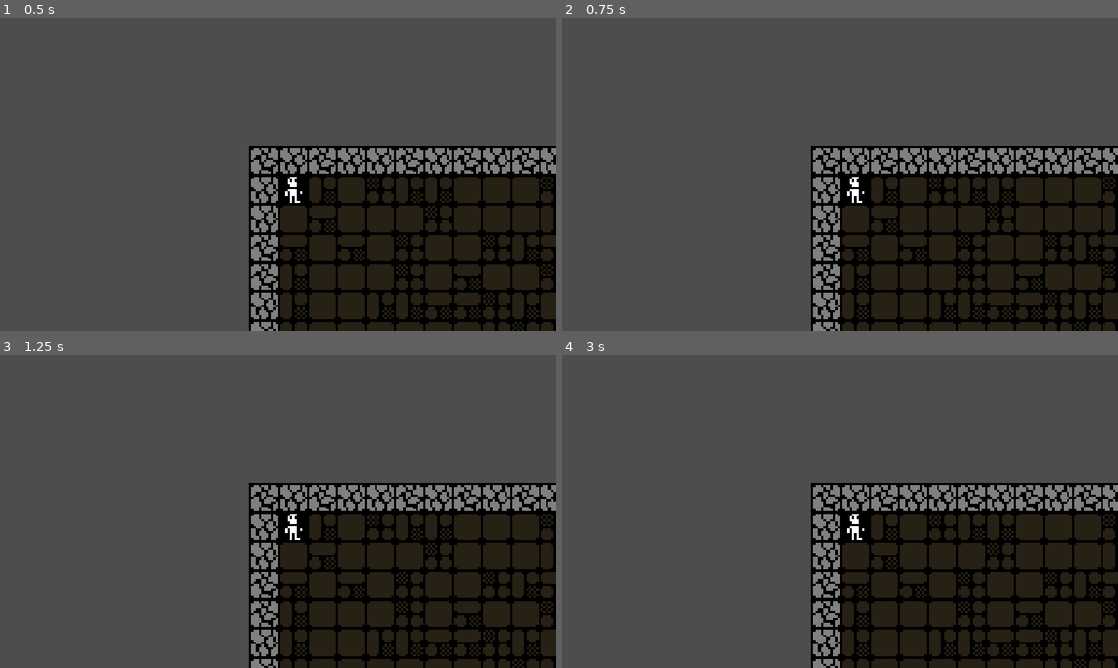
Above: before the commit, frames 1-4 (two rows, left to right).
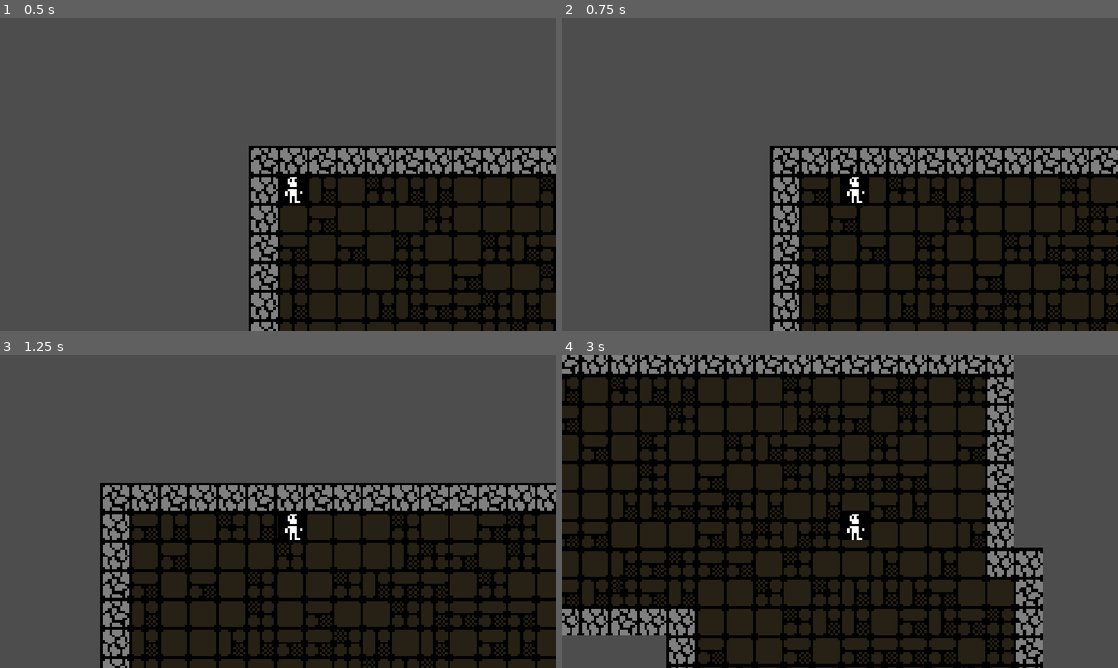
Above: after the commit, the same moments.

Repository: Alfons08/Dungeon-crawler
Game: Godot game, scene res://Scenes/main.tscn
Same seed, same stepped clock (60 frames per second), same inputs: the game is played once before the commit and once after it.
Inputs:
- Up to frame 1 (0.5 s): no input
- Up to frame 2 (0.75 s): tap Enter at 0.5 s; hold D (right) from 0.53 s (still down)
- Up to frame 3 (1.25 s): keep holding D (right)
- Up to frame 4 (3 s): release D (right) at 1.28 s; hold S (down) 1.28-2.03 s; hold D (right) 2.03-2.78 s; hold W (up) from 2.78 s (still down)

Frame 1 is identical in both runs. In frame 2, 17% of the frame differs, in the area x 37-100%, y 40-100%; in frame 3, 28%; in frame 4, 80%, in the area x 0-100%, y 0-100%.

Commit message:
Beginning of a turn_manager
I made the framework for a basic turn_manager

Diff:
--- a/dungeon-crawler-game-2-bit/Scenes/main.tscn
+++ b/dungeon-crawler-game-2-bit/Scenes/main.tscn
@@ -2,6 +2,7 @@
 
 [ext_resource type="PackedScene" uid="uid://cl1r3nko5kh4v" path="res://Scenes/Levels/level.tscn" id="1_bo1nx"]
 [ext_resource type="PackedScene" uid="uid://cai37h30ylth4" path="res://Scenes/player.tscn" id="2_8gbba"]
+[ext_resource type="Script" uid="uid://d3bi5r04epr0h" path="res://Scripts/turn_manager.gd" id="2_jjvhh"]
 
 [node name="Main" type="Node2D" unique_id=316402161]
 
@@ -13,11 +14,11 @@
 
 [node name="GameSystems" type="Node2D" parent="." unique_id=1059144872]
 
-[node name="TurnManager" type="Node2D" parent="GameSystems" unique_id=424399140]
+[node name="TurnManager" type="Node" parent="GameSystems" unique_id=1701453239]
+script = ExtResource("2_jjvhh")
 
-[node name="Player" parent="." unique_id=710603248 instance=ExtResource("2_8gbba")]
+[node name="Player" parent="." unique_id=710603248 node_paths=PackedStringArray("turn_manager") instance=ExtResource("2_8gbba")]
 position = Vector2(12, 0)
-tile_size = null
-move_speed = null
+turn_manager = NodePath("../GameSystems/TurnManager")
 
 [node name="UI" type="CanvasLayer" parent="." unique_id=41922841]
--- a/dungeon-crawler-game-2-bit/Scripts/IdleState.gd
+++ b/dungeon-crawler-game-2-bit/Scripts/IdleState.gd
@@ -19,7 +19,7 @@
 		player.start_move(direction)
 
 		# Change state
-		state_machine.transition_to("Moving")
+		state_machine.transition_to("MovingState")
 
 
 func exit() -> void:
--- a/dungeon-crawler-game-2-bit/Scripts/MovingState.gd
+++ b/dungeon-crawler-game-2-bit/Scripts/MovingState.gd
@@ -13,6 +13,9 @@
 """
 
 func physics_update(delta: float) -> void:
+
+	#updateras av StateMachine
+
 
 	# 1. Check if player pressed a new direction
 	var new_direction = player.get_just_pressed_direction()
@@ -51,7 +54,7 @@
 
 		# 6. Otherwise, stop and return to Idle
 		player.current_direction = Vector2.ZERO
-		state_machine.transition_to("Idle")
+		state_machine.transition_to("IdleState")
 
 
 func exit() -> void:
--- a/dungeon-crawler-game-2-bit/Scripts/player.gd
+++ b/dungeon-crawler-game-2-bit/Scripts/player.gd
@@ -3,6 +3,7 @@
 
 @export var tile_size: int = 12
 @export var move_speed: float = 8.0
+@export var turn_manager: TurnManager
 
 @onready var animated_sprite_2d: AnimatedSprite2D = $AnimatedSprite2D
 @onready var ray_cast: RayCast2D = $RayCast2D
@@ -16,6 +17,17 @@
 	#sätt spelaren på kanten av en ruta
 	position = position.snapped(Vector2(tile_size, tile_size))
 	target_position = position
+	turn_manager.player_turn_started.connect(_on_player_turn_started)
+
+
+
+
+func _on_player_turn_started()->void:
+	print("It's the players turn")
+
+
+
+
 
 
 func get_just_pressed_direction() -> Vector2:
--- a/dungeon-crawler-game-2-bit/Scripts/player_state_machine.gd
+++ b/dungeon-crawler-game-2-bit/Scripts/player_state_machine.gd
@@ -25,7 +25,7 @@
 			state.state_machine = self
 
 	# Start in Idle
-	transition_to("Idle")
+	transition_to("IdleState")
 
 
 func _physics_process(delta: float) -> void:
--- /dev/null
+++ b/dungeon-crawler-game-2-bit/Scripts/turn_manager.gd
@@ -0,0 +1,50 @@
+extends Node
+
+class_name TurnManager
+
+signal player_turn_started
+signal player_turn_ended
+signal action_points_changed(amount: int)
+signal enemy_turn_started
+
+@export var max_action_points:int = 1
+
+var action_points:int = 0
+var is_player_turn:bool = true
+
+
+
+func start_player_turn()->void:
+	is_player_turn = true
+	action_points = max_action_points
+
+	player_turn_started.emit()
+	action_points_changed.emit(max_action_points)
+
+func can_perform_action(cost:int)->bool:
+	if is_player_turn and action_points >= 1 and cost > 0:
+		return true
+	return false
+
+func spend_action_point(cost:int)->void:
+	if not can_perform_action(cost):
+		return
+	if can_perform_action(cost):
+		action_points -= cost
+		action_points_changed.emit(cost)
+	if action_points <= 0:
+		end_player_turn()
+
+
+func end_player_turn()->void:
+
+	if not is_player_turn:
+		return
+
+	is_player_turn = false
+
+	player_turn_ended.emit()
+	enemy_turn_started.emit()
+
+func finish_enemy_turn()->void:
+	start_player_turn()
Not shown, added: dungeon-crawler-game-2-bit/Scripts/turn_manager.gd.uid
